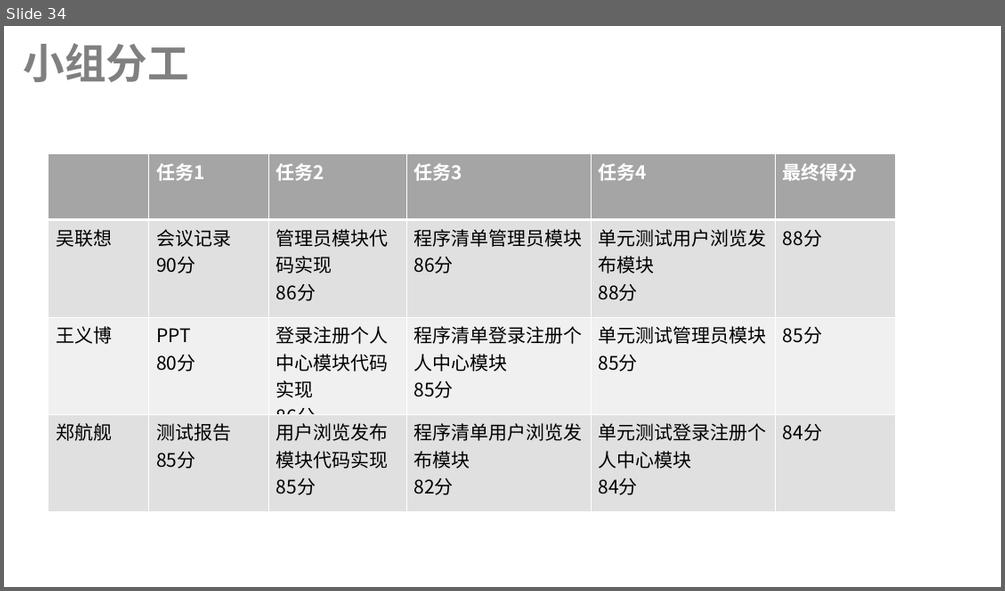
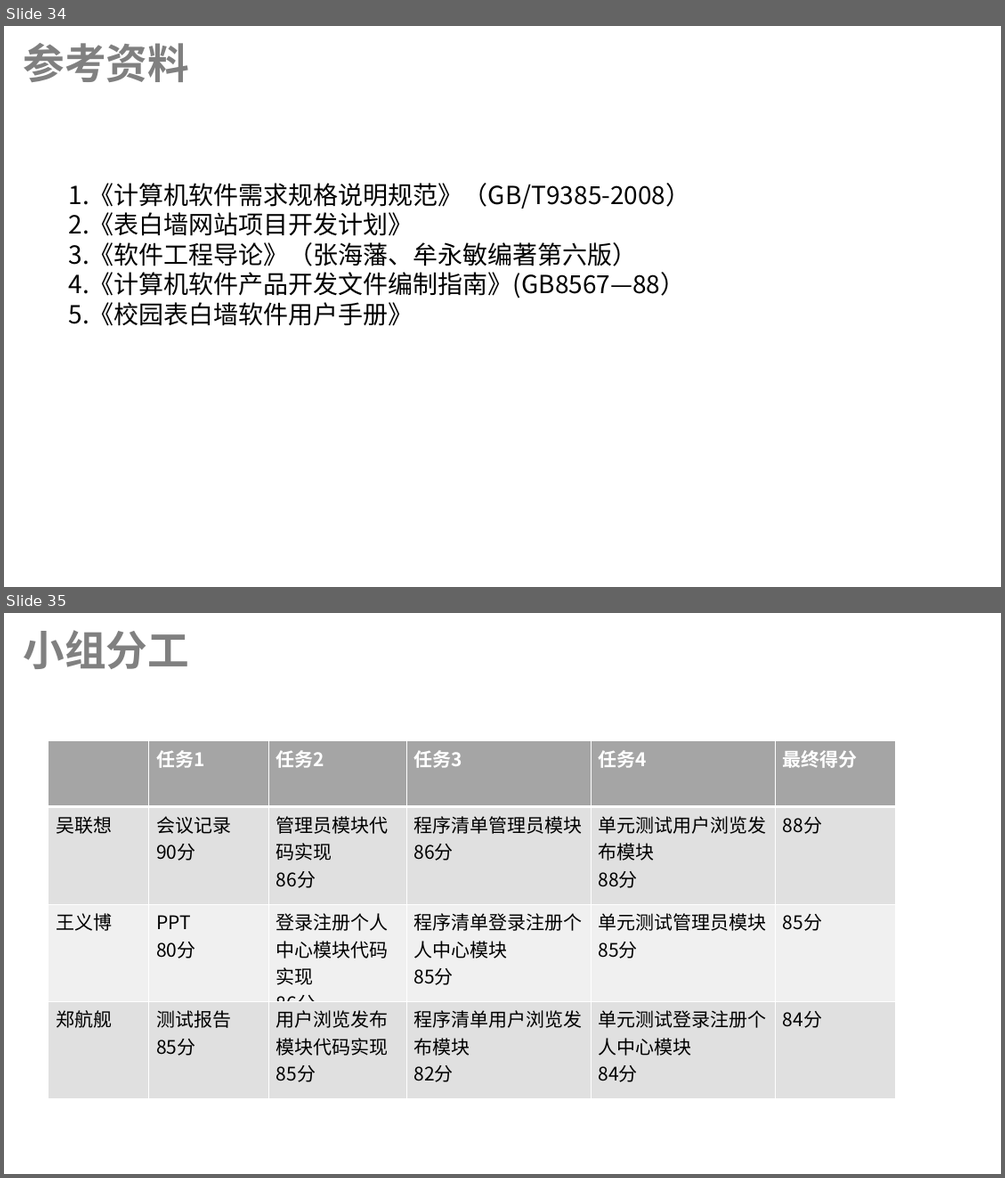
Before and after one commit to lenovo-wu/G11ZUCC, a slide deck: 代码实现.pptx. Shown one above the other, each under a label of ours: slide 34 before the commit, slides 34 and 35 after it. The pictures are 1005x591 and 1005x1178 pixels, drawn with LibreOffice and Linux fonts; fonts in the diff are those of the drawing. Boxes give left, top, right and bottom in pixels: in the first picture for what was removed or moved away, otherwise in the second. Text is boxed around its words. In the diff, an @@ line names an element or a change of style, - is before the commit and + after.

```diff
--- a/代码实现.pptx
+++ b/代码实现.pptx
@@ slide 34 added at bbox=[4, 26, 1001, 587], background #FFFFFF @@
@@ text added at bbox=[24, 43, 190, 82], 40 pt, text #808080, bold @@
+参考资料
@@ text added at bbox=[69, 183, 691, 326], 24 pt, text #000000 @@
+1.《计算机软件需求规格说明规范》（GB/T9385-2008）
+2.《表白墙网站项目开发计划》
+3.《软件工程导论》（张海藩、牟永敏编著第六版）
+4.《计算机软件产品开发文件编制指南》(GB8567—88）
+5.《校园表白墙软件用户手册》
@@ what was slide 34 is now slide 35 @@
```
